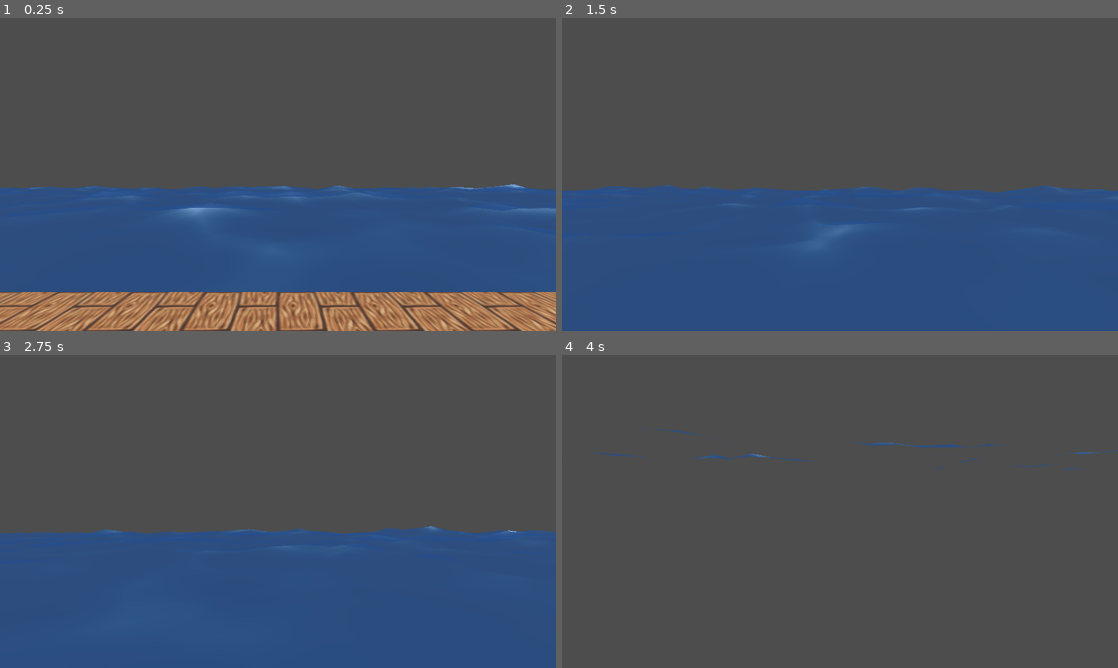
Above: before the commit, frames 1-4 (two rows, left to right).
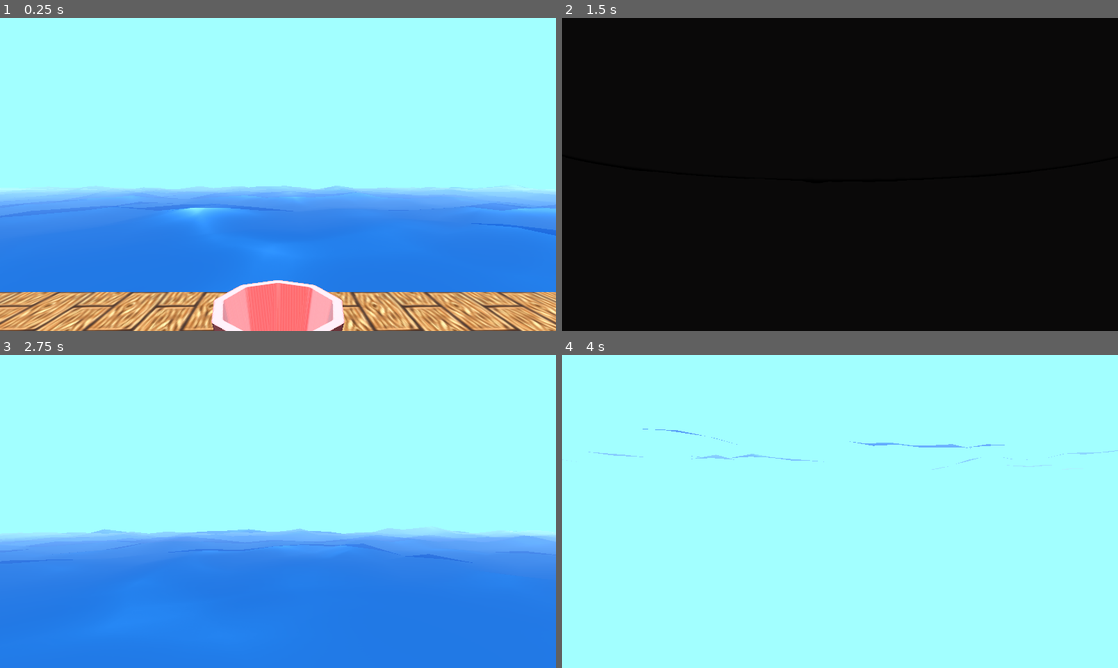
Above: after the commit, the same moments.

Repository: K0MaR1K/FishingForStorm
Game: Godot game, scene res://scenes/test_scene.tscn
Two runs of this game, one before a commit and one after it. Both use one fixed random seed, a clock stepped at 60 frames per second and the inputs below.
Inputs (mouse positions are in pixels of both pictures, inside the frame that each line leads up to):
- Up to frame 1 (0.25 s): no input
- Up to frame 2 (1.5 s): move the mouse to (867, 174) at 0.52 s; hold Ctrl (crouch) 0.53-1.28 s; hold W (forward) from 0.53 s (still down); tap Space (jump) at 0.77 s; move the mouse to (812, 174) at 1.27 s; click (812, 174) at 1.35 s
- Up to frame 3 (2.75 s): keep holding W (forward); tap Space (jump) at 1.52 s; move the mouse to (289, 505) at 2.02 s; hold Shift (sprint) from 2.03 s (still down)
- Up to frame 4 (4 s): keep holding W (forward); move the mouse to (834, 517) at 2.77 s; release Shift (sprint) at 2.78 s; tap Ctrl (crouch) at 2.85 s; tap Space (jump) at 3.02, 3.77 s; move the mouse to (878, 514) at 3.52 s; click (878, 514) at 3.6 s

The runs differ from the first frame. In frame 1, 99% of the frame differs, in the area x 0-100%, y 0-100%; in frame 2, 100%; in frame 3, 100%; in frame 4, 100%.

Commit message:
fixed timer issue

Diff:
--- a/scenes/blink_canvas.tscn
+++ b/scenes/blink_canvas.tscn
@@ -2,6 +2,57 @@
 
 [ext_resource type="Texture2D" uid="uid://ckrkfug11lyvj" path="res://assets/sprites/blink.png" id="1_1572k"]
 [ext_resource type="Script" path="res://scripts/blink_canvas.gd" id="1_hot8f"]
+
+[sub_resource type="Animation" id="Animation_7bshd"]
+length = 0.001
+tracks/0/type = "value"
+tracks/0/imported = false
+tracks/0/enabled = true
+tracks/0/path = NodePath("UpperEyelid:anchor_top")
+tracks/0/interp = 1
+tracks/0/loop_wrap = true
+tracks/0/keys = {
+"times": PackedFloat32Array(0),
+"transitions": PackedFloat32Array(1),
+"update": 0,
+"values": [-1.5]
+}
+tracks/1/type = "value"
+tracks/1/imported = false
+tracks/1/enabled = true
+tracks/1/path = NodePath("LowerEyelid:anchor_top")
+tracks/1/interp = 1
+tracks/1/loop_wrap = true
+tracks/1/keys = {
+"times": PackedFloat32Array(0),
+"transitions": PackedFloat32Array(1),
+"update": 0,
+"values": [1.0]
+}
+tracks/2/type = "value"
+tracks/2/imported = false
+tracks/2/enabled = true
+tracks/2/path = NodePath("UpperEyelid:anchor_bottom")
+tracks/2/interp = 1
+tracks/2/loop_wrap = true
+tracks/2/keys = {
+"times": PackedFloat32Array(0),
+"transitions": PackedFloat32Array(1),
+"update": 0,
+"values": [-1.0]
+}
+tracks/3/type = "value"
+tracks/3/imported = false
+tracks/3/enabled = true
+tracks/3/path = NodePath(".:visible")
+tracks/3/interp = 1
+tracks/3/loop_wrap = true
+tracks/3/keys = {
+"times": PackedFloat32Array(0),
+"transitions": PackedFloat32Array(1),
+"update": 1,
+"values": [true]
+}
 
 [sub_resource type="Animation" id="Animation_fp168"]
 resource_name = "blink"
@@ -55,57 +106,6 @@
 "values": [true, false]
 }
 
-[sub_resource type="Animation" id="Animation_7bshd"]
-length = 0.001
-tracks/0/type = "value"
-tracks/0/imported = false
-tracks/0/enabled = true
-tracks/0/path = NodePath("UpperEyelid:anchor_top")
-tracks/0/interp = 1
-tracks/0/loop_wrap = true
-tracks/0/keys = {
-"times": PackedFloat32Array(0),
-"transitions": PackedFloat32Array(1),
-"update": 0,
-"values": [-1.5]
-}
-tracks/1/type = "value"
-tracks/1/imported = false
-tracks/1/enabled = true
-tracks/1/path = NodePath("LowerEyelid:anchor_top")
-tracks/1/interp = 1
-tracks/1/loop_wrap = true
-tracks/1/keys = {
-"times": PackedFloat32Array(0),
-"transitions": PackedFloat32Array(1),
-"update": 0,
-"values": [1.0]
-}
-tracks/2/type = "value"
-tracks/2/imported = false
-tracks/2/enabled = true
-tracks/2/path = NodePath("UpperEyelid:anchor_bottom")
-tracks/2/interp = 1
-tracks/2/loop_wrap = true
-tracks/2/keys = {
-"times": PackedFloat32Array(0),
-"transitions": PackedFloat32Array(1),
-"update": 0,
-"values": [-1.0]
-}
-tracks/3/type = "value"
-tracks/3/imported = false
-tracks/3/enabled = true
-tracks/3/path = NodePath(".:visible")
-tracks/3/interp = 1
-tracks/3/loop_wrap = true
-tracks/3/keys = {
-"times": PackedFloat32Array(0),
-"transitions": PackedFloat32Array(1),
-"update": 1,
-"values": [true]
-}
-
 [sub_resource type="AnimationLibrary" id="AnimationLibrary_3qlus"]
 _data = {
 "RESET": SubResource("Animation_7bshd"),
@@ -124,7 +124,7 @@
 texture = ExtResource("1_1572k")
 
 [node name="LowerEyelid" type="TextureRect" parent="."]
-anchors_preset = -1
+anchors_preset = 2
 anchor_top = 1.0
 anchor_bottom = 1.0
 offset_right = 40.0
--- a/scenes/test_scene.tscn
+++ b/scenes/test_scene.tscn
@@ -1,10 +1,12 @@
-[gd_scene load_steps=9 format=3 uid="uid://dlb2spdov4i25"]
+[gd_scene load_steps=11 format=3 uid="uid://dlb2spdov4i25"]
 
 [ext_resource type="PackedScene" uid="uid://cng3pn2mfl6t7" path="res://scenes/water.tscn" id="1_8mnwv"]
-[ext_resource type="Script" path="res://scenes/main.gd" id="1_rbxda"]
+[ext_resource type="Script" path="res://scripts/main.gd" id="1_rbxda"]
 [ext_resource type="Texture2D" uid="uid://bako7ekxj53xw" path="res://assets/textures/lukky_handpainted_textures/hand_painted_wood.png" id="1_xkkg8"]
 [ext_resource type="PackedScene" uid="uid://bj0g4qj3mcc8c" path="res://scenes/player.tscn" id="2_6vjup"]
+[ext_resource type="Environment" uid="uid://dpm0hicpm0ni5" path="res://environments/peace_env.tres" id="2_23pm4"]
 [ext_resource type="PackedScene" uid="uid://is0uyttklyjf" path="res://assets/models/items/Bucket.glb" id="5_nkdb0"]
+[ext_resource type="PackedScene" uid="uid://yochq87itm7n" path="res://scenes/blink_canvas.tscn" id="6_qtd7q"]
 
 [sub_resource type="StandardMaterial3D" id="StandardMaterial3D_7wahw"]
 albedo_texture = ExtResource("1_xkkg8")
@@ -33,6 +35,7 @@
 [node name="Water" parent="." instance=ExtResource("1_8mnwv")]
 
 [node name="WorldEnvironment" type="WorldEnvironment" parent="."]
+environment = ExtResource("2_23pm4")
 
 [node name="Player" parent="." instance=ExtResource("2_6vjup")]
 transform = Transform3D(1, 0, 0, 0, 1, 0, 0, 0, 1, 0, 2.33668, 0)
@@ -40,9 +43,12 @@
 [node name="DirectionalLight3D" type="DirectionalLight3D" parent="."]
 transform = Transform3D(0.866025, 0.5, -7.45058e-09, -0.12941, 0.224144, 0.965926, 0.482963, -0.836516, 0.258819, 0, 5, 0)
 
-[node name="storm_timer" type="Timer" parent="."]
+[node name="Bucket" parent="." instance=ExtResource("5_nkdb0")]
+transform = Transform3D(1, 0, 0, 0, 1, 0, 0, 0, 1, 0, 2.16951, -1.50294)
 
-[node name="Bucket" parent="." instance=ExtResource("5_nkdb0")]
-transform = Transform3D(1, 0, 0, 0, 1, 0, 0, 0, 1, -2.07845, 1.83724, 1.07642)
+[node name="BlinkCanvas" parent="." instance=ExtResource("6_qtd7q")]
 
-[connection signal="timeout" from="storm_timer" to="." method="_on_storm_timer_timeout"]
+[node name="BlinkTimer" type="Timer" parent="BlinkCanvas"]
+autostart = true
+
+[connection signal="timeout" from="BlinkCanvas/BlinkTimer" to="." method="_on_blink_timer_timeout"]
--- a/scripts/main.gd
+++ b/scripts/main.gd
@@ -12,10 +12,7 @@
 
 func _ready():
 	blink_timer.wait_time = randf_range(5.0, 8.0)
-	#$blink_timer.start()
 
-
-# Called every frame. 'delta' is the elapsed time since the previous frame.
 func _process(delta):
 	pass
 
@@ -23,8 +20,9 @@
 	blink_timer.wait_time = randf_range(5.0, 8.0)
 	blink_canvas.blink()
 	if blink_counter < blinks_to_storm:
-		blink_counter+=1
+		blink_counter += 1
 	else:
+		blink_counter = 0
 		if is_storm:
 			storm_end()
 		else:
